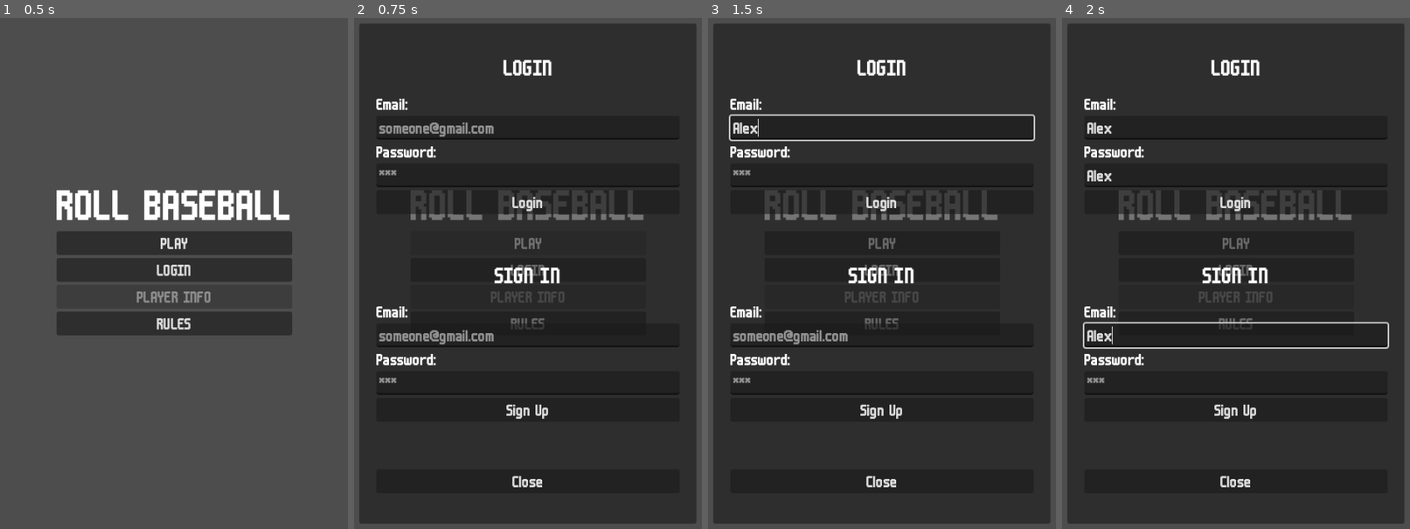
Above: before the commit, frames 1-4 (left to right).
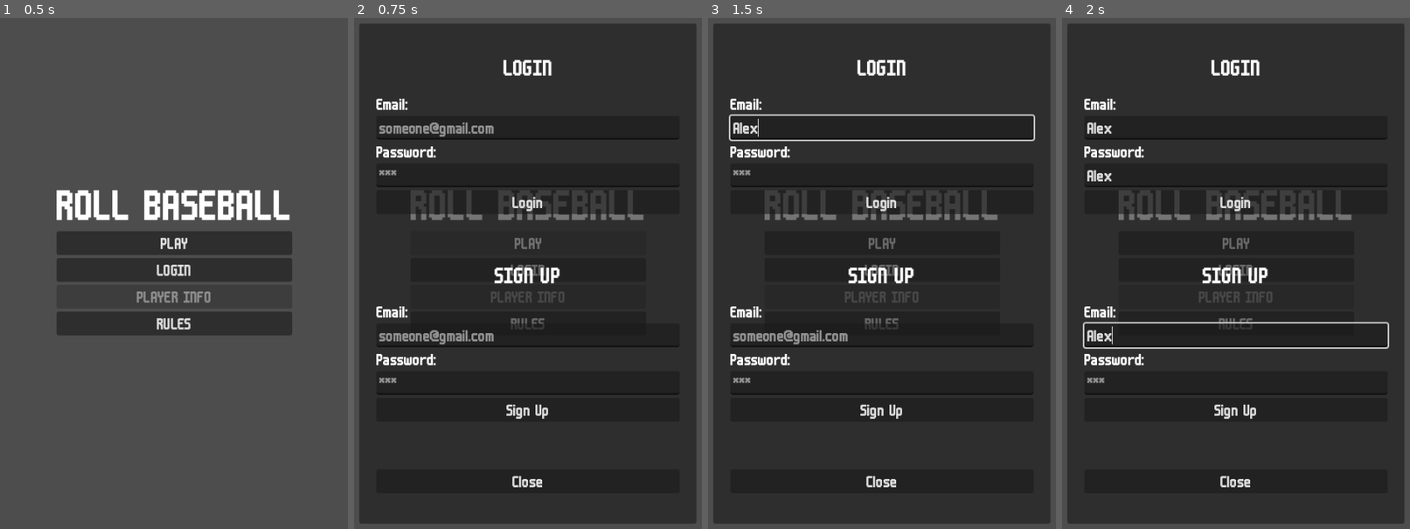
Above: after the commit, the same moments.

Repository: articrus/ROLL_BASEBALL
Game: Godot game, scene res://scenes/main_menu.tscn
Two runs of this game, one before a commit and one after it. Both use one fixed random seed, a clock stepped at 60 frames per second and the inputs below.
Inputs (mouse positions are in pixels of both pictures, inside the frame that each line leads up to):
- Up to frame 1 (0.5 s): no input
- Up to frame 2 (0.75 s): click "PLAY" at 0.5 s
- Up to frame 3 (1.5 s): click (882, 130) at 1.27 s; type "Alex" at 1.35 s
- Up to frame 4 (2 s): click (1236, 176) at 1.5 s; type "Alex" at 1.58 s; click (1236, 334) at 1.73 s; type "Alex" at 1.82 s

Frame 1 is identical in both runs. In frame 2, less than 0.1% of the frame differs, in the area x 53-60%, y 48-53%; in frame 3, less than 0.1%; in frame 4, less than 0.1%.

Commit message:
Supabase Update
-Fixed data saving info
-Added method to update the display info when toggling the player stats screen again
-Updated dice
-Updated helmets

TODO
-Get second cap peice from first
-Update the actor models themselves (maybe use the die?)
-Pitching animation, + 2 field players (either tonight or tomorrow)
-Update UI and main menu now that we have all logos
-Display confirmation for email registration

Diff:
--- a/scenes/ui_scenes/user_login.tscn
+++ b/scenes/ui_scenes/user_login.tscn
@@ -76,11 +76,11 @@
 theme_override_font_sizes/font_size = 24
 horizontal_alignment = 1
 
-[node name="SignInLabel" type="Label" parent="Panel/BoxContainer" unique_id=1934375571]
+[node name="SignUpLabel" type="Label" parent="Panel/BoxContainer" unique_id=1934375571]
 layout_mode = 2
 theme = ExtResource("2_o15tw")
 theme_override_font_sizes/font_size = 34
-text = "SIGN IN"
+text = "SIGN UP"
 horizontal_alignment = 1
 
 [node name="SignUp" type="VBoxContainer" parent="Panel/BoxContainer" unique_id=1273937913]
--- a/scripts/managers/game_manager.gd
+++ b/scripts/managers/game_manager.gd
@@ -175,8 +175,8 @@
 	var average = homePoints / 5.0 # Average points scored by player per inning
 	# Save the stats
 	var profile = await AuthenticationManager._load_profile()
-	var newWins = profile.get("games_won", 0) + 1
-	var newTotal = profile.get("points_scored", 0) + homePoints
+	var newWins = int(profile.get("games_won", 0) + 1)
+	var newTotal = int(profile.get("points_scored", 0) + homePoints)
 	AuthenticationManager._save_stats({"games_won": newWins, "points_scored": newTotal, "average_points_per": average})
 	Signalbus.game_over.emit(homePoints, visitPoints, average, homePoints > visitPoints)
 	Signalbus.display_batting_result.emit("GAME OVER!")
--- a/scripts/ui/main_menu.gd
+++ b/scripts/ui/main_menu.gd
@@ -32,6 +32,7 @@
 
 func _on_info_pressed() -> void:
 	playerInfo.visible = true
+	playerInfo._on_visible()
 
 func _start_game() -> void:
 	get_tree().change_scene_to_file("res://scenes/game_scene.tscn")
--- a/scripts/ui/player_info.gd
+++ b/scripts/ui/player_info.gd
@@ -9,6 +9,9 @@
 func _ready() -> void:
 	_display_info()
 	_toggle_confirm_box(false)
+
+func _on_visible() -> void:
+	_display_info()
 
 func _display_info() -> void:
 	var profile = await AuthenticationManager._load_profile()
Binary file changed: art/actors/helmet.png
Binary file changed: art/dice/dice.png
Binary file changed: art/logos/seals-512x512.png
